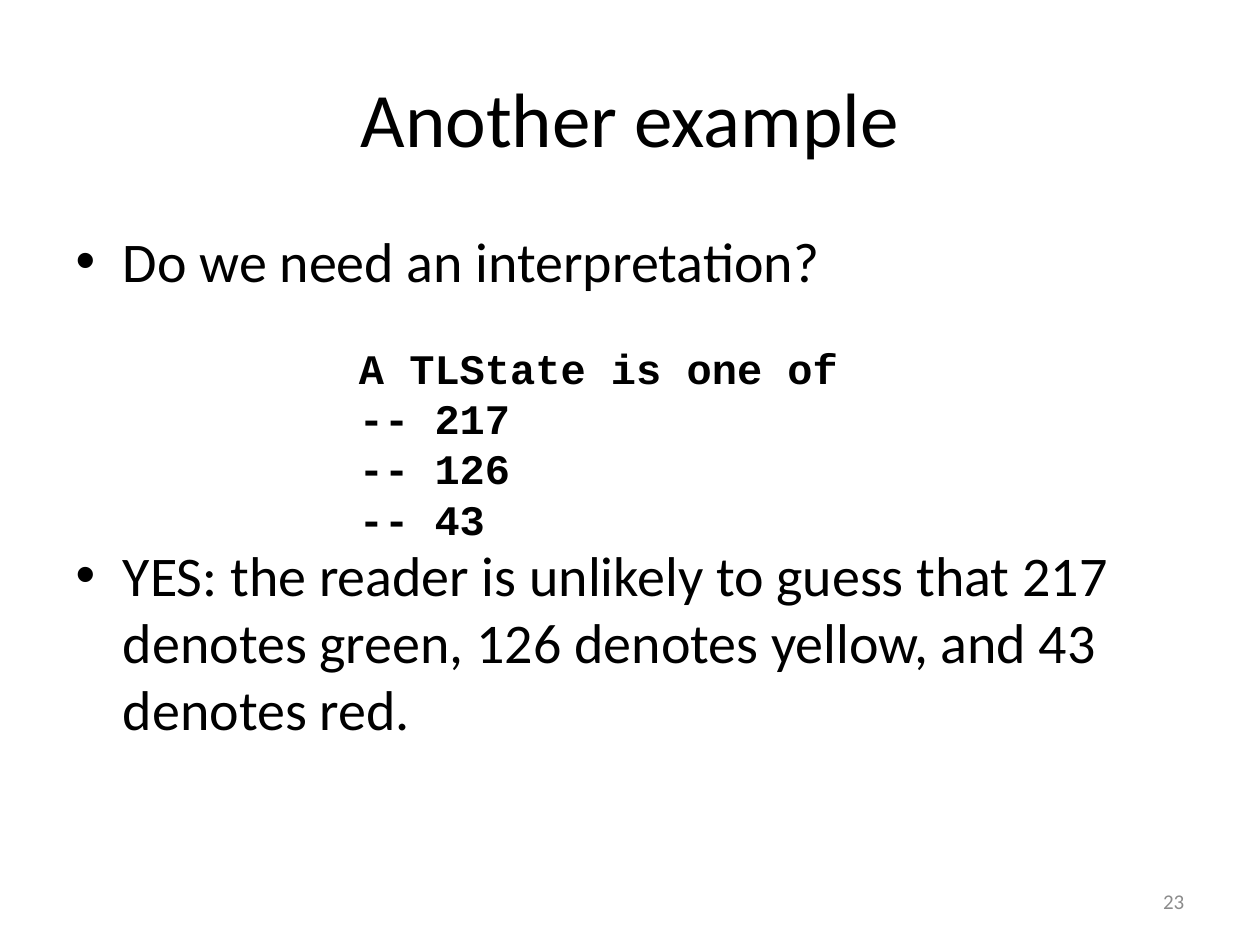
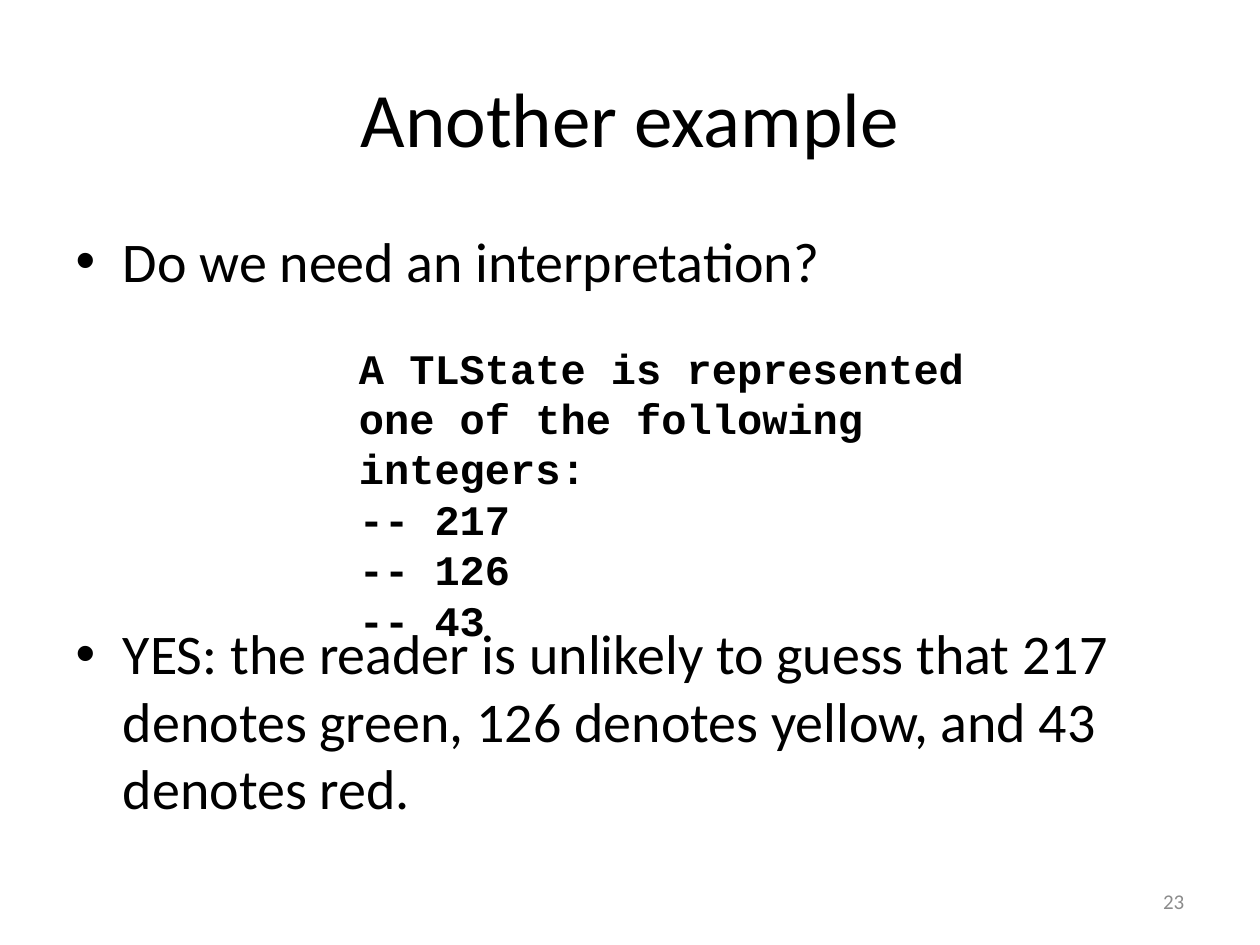
Before and after one commit to mwand/cs5010f17, a slide deck: slide 23 of Slides/Lesson 1.3 The Data Design Recipe.pptx. Drawn at 1260x945 pixels with LibreOffice and Linux fonts; fonts in the diff are those of the drawing. Boxes give left, top, right and bottom in pixels: in the first picture for what was removed or moved away, otherwise in the second. Text is boxed around its words. In the diff, an @@ line names an element or a change of style, - is before the commit and + after.

```diff
--- a/Slides/Lesson 1.3 The Data Design Recipe.pptx
+++ b/Slides/Lesson 1.3 The Data Design Recipe.pptx
@@ text "Do we need an interpretation?" rewrapped from <box>123,243,1107,731</box> to <box>123,243,1107,810</box> @@
@@ text at <box>359,353,964,493</box>: text changed @@
-A TLState is one of
+A TLState is represented one of the following integers:
```
Also in this commit, not shown: 9 other slides changed, 6 other files.
